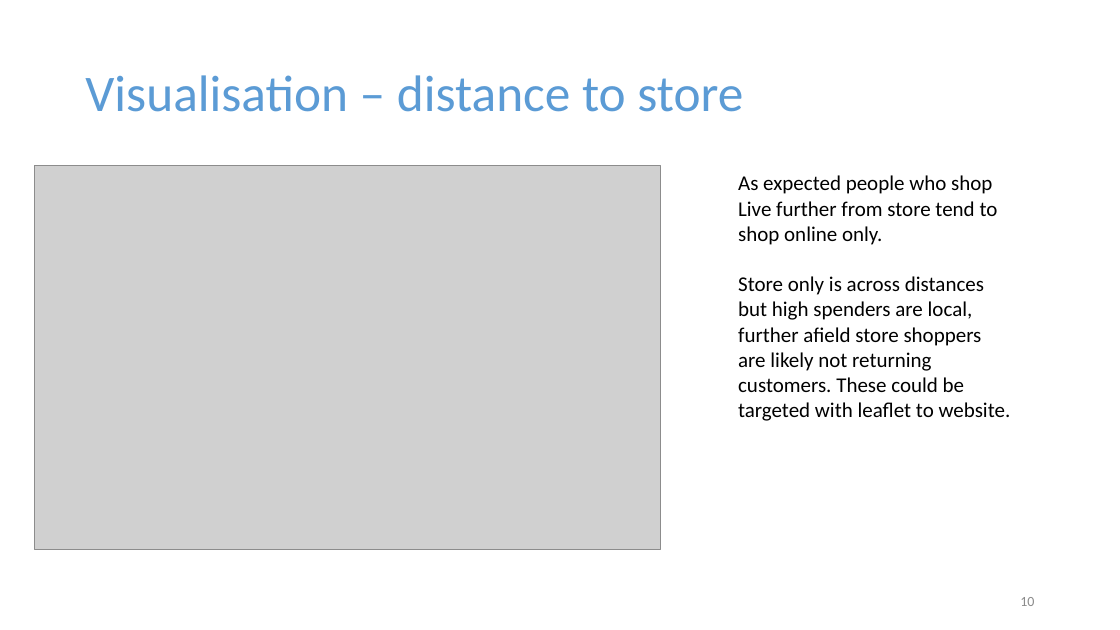
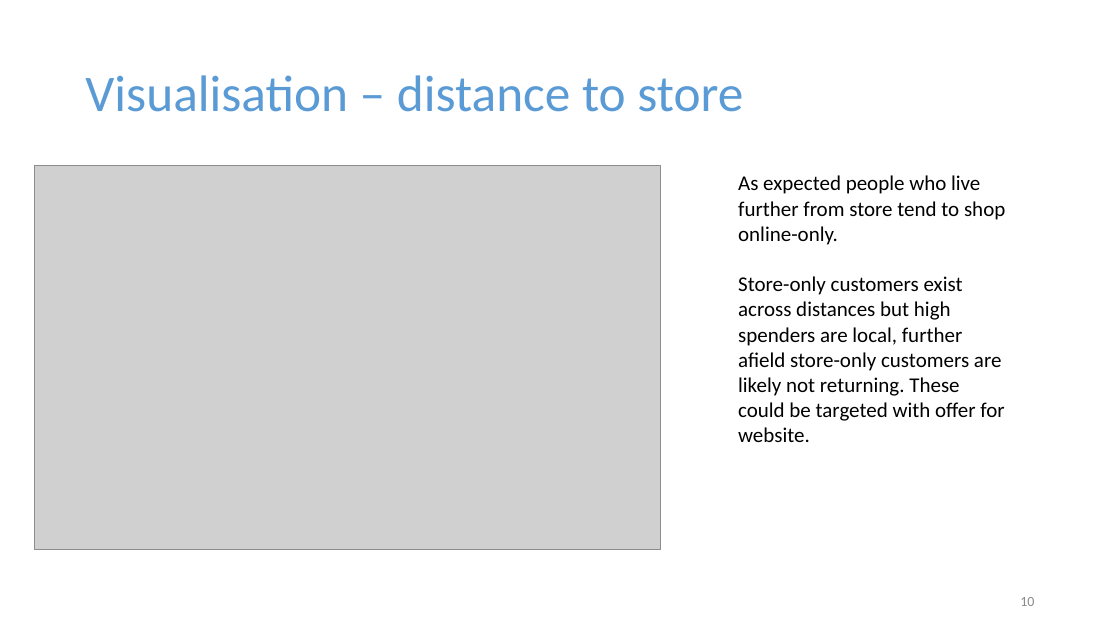
Before and after one commit to LornaMaven/Clarks-assignment, a slide deck: slide 10 of Clarks presentation.pptx. Drawn at 1120x630 pixels with LibreOffice and Linux fonts; fonts in the diff are those of the drawing; grey boxes stand for pictures. Boxes give left, top, right and bottom in pixels: in the first picture for what was removed or moved away, otherwise in the second. Text is boxed around its words. In the diff, an @@ line names an element or a change of style, - is before the commit and + after.

```diff
--- a/Clarks presentation.pptx
+++ b/Clarks presentation.pptx
@@ text at (738, 175, 1005, 442): text changed @@
-As expected people who shop
-Live further from store tend to shop online only.
-Store only is across distances but high spenders are local, further afield store shoppers are likely not returning customers. These could be targeted with leaflet to website.
+As expected people who live further from store tend to shop online-only.
+Store-only customers exist across distances but high spenders are local, further afield store-only customers are likely not returning. These could be targeted with offer for website.
```
Also in this commit, not shown: 8 other slides changed.
